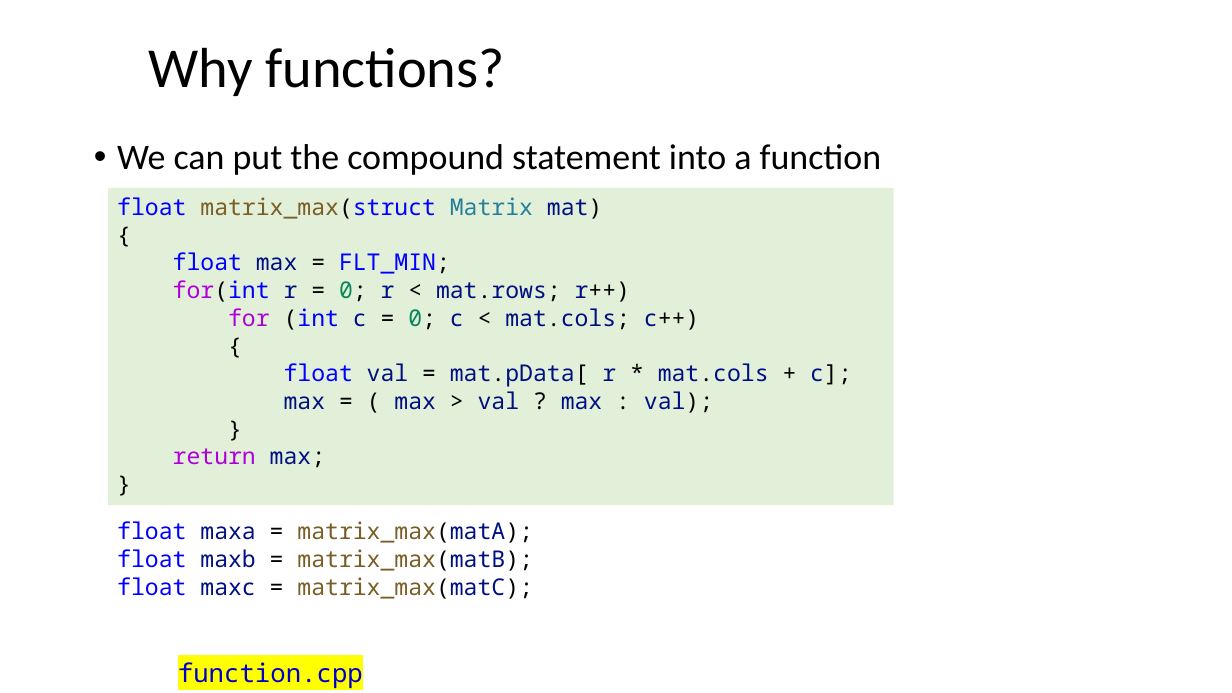
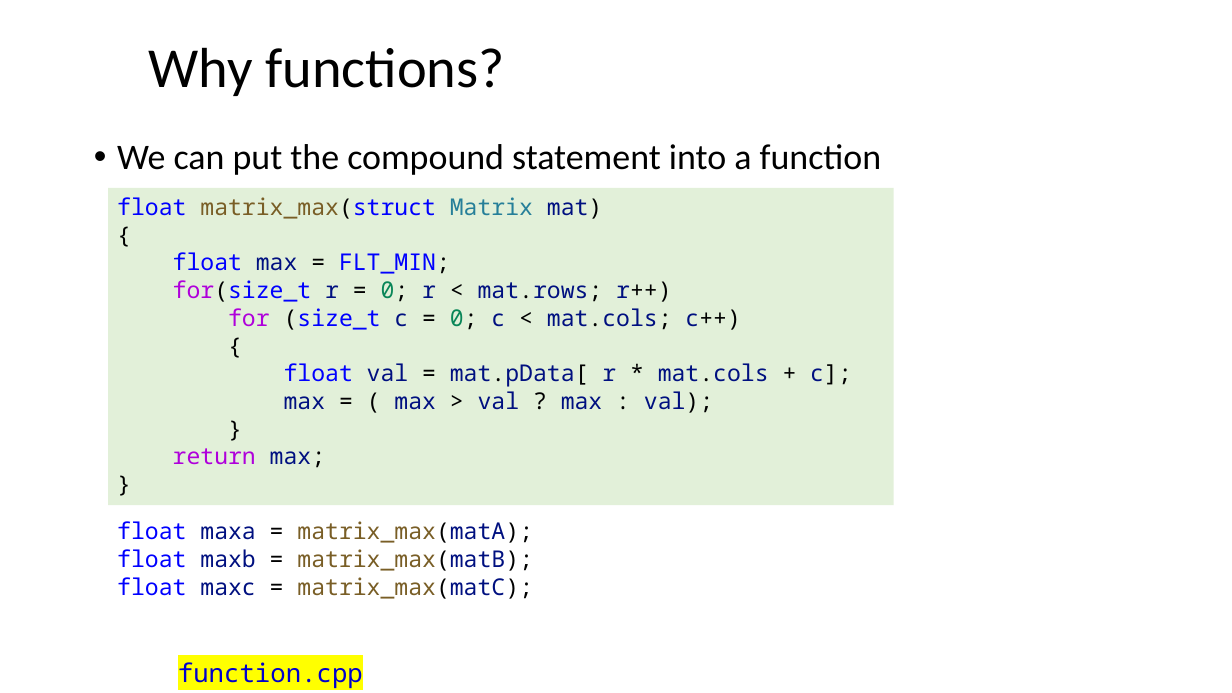
Before and after one commit to ShiqiYu/CPP, a slide deck: slide 4 of week06/Lecture06.pptx. Drawn at 1232x693 pixels with LibreOffice and Linux fonts; fonts in the diff are those of the drawing; background and template pictures are left out. Boxes give left, top, right and bottom in pixels: in the first picture for what was removed or moved away, otherwise in the second. Text is boxed around its words. In the diff, an @@ line names an element or a change of style, - is before the commit and + after.

Commit message:
udpate size_t

```diff
--- a/week06/Lecture06.pptx
+++ b/week06/Lecture06.pptx
@@ text in rectangle at box(173, 280, 740, 330): text changed @@
-for(int r = 0; r < mat.rows; r++)
-for (int c = 0; c < mat.cols; c++)
+for(size_t r = 0; r < mat.rows; r++)
+for (size_t c = 0; c < mat.cols; c++)
```
Also in this commit, not shown: 6 other slides changed, 6 other files.
